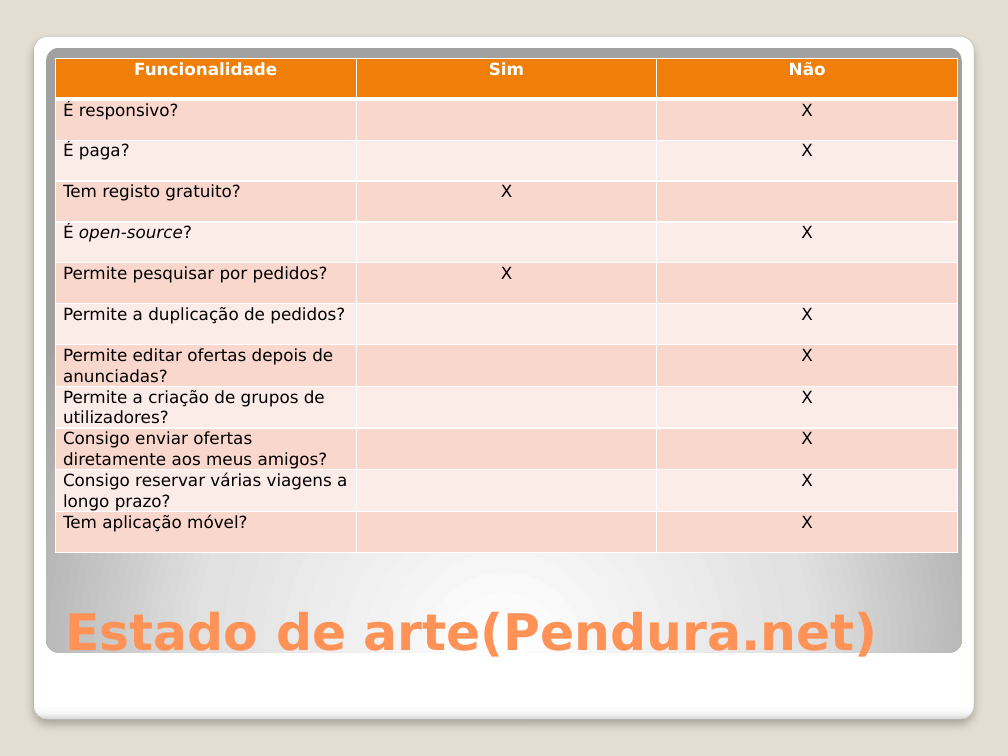
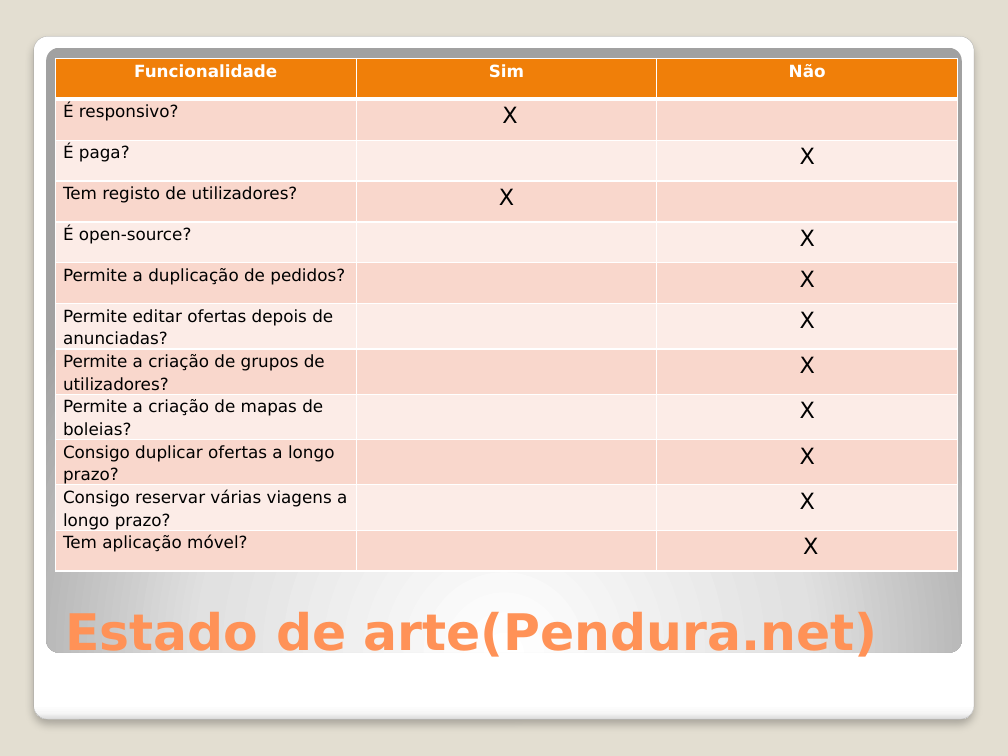
Before and after one commit to Vascomfortuna/Projeto-EI, a slide deck: slide 9 of actividades/Apresentação.pptx. Drawn at 1008x756 pixels with LibreOffice and Linux fonts; fonts in the diff are those of the drawing. Boxes give left, top, right and bottom in pixels: in the first picture for what was removed or moved away, otherwise in the second. Text is boxed around its words. In the diff, an @@ line names an element or a change of style, - is before the commit and + after.

```diff
--- a/actividades/Apresentação.pptx
+++ b/actividades/Apresentação.pptx
@@ table at [55,58,957,564] @@
-row 2, column 2: 
+row 2, column 2: X
-row 2, column 3: X
+row 2, column 3: 
-row 4, column 1: Tem registo gratuito?
+row 4, column 1: Tem registo de utilizadores?
-row 6: Permite pesquisar por pedidos? | X | 
-row 10: Consigo enviar ofertas diretamente aos meus amigos? |  | X
+row 9: Permite a criação de mapas de boleias? |  | X
+row 10: Consigo duplicar ofertas a longo prazo? |  | X
@@ size 12 to 16 pt in "X", "X", "X", "X" and 5 more places @@
@@ italic off in "open-source?" @@
@@ line spacing 1.06 to 1.15 @@
@@ less space between paragraphs @@
```
Also in this commit, not shown: 6 other slides changed, 3 slides added, 1 slide removed, 14 other files.
